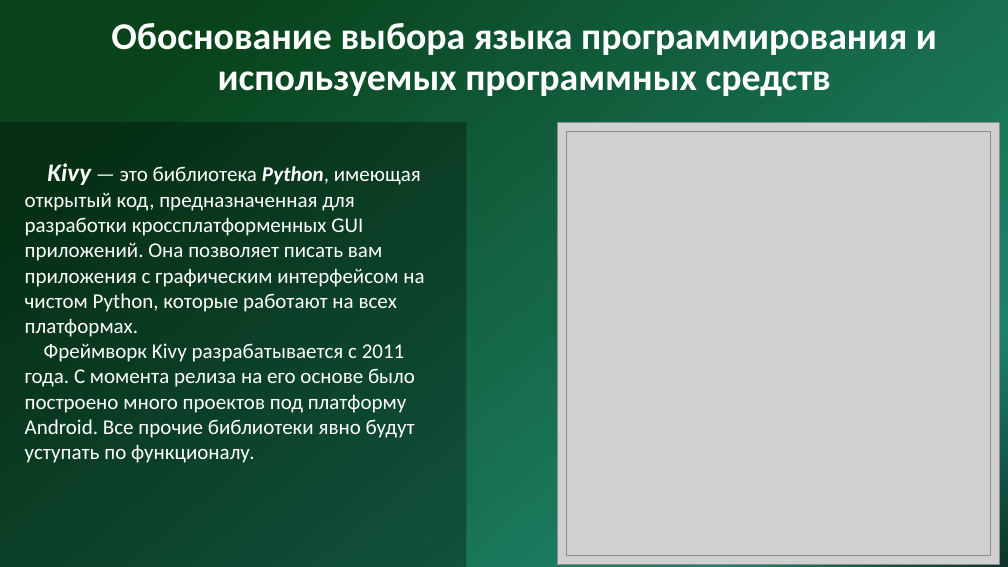
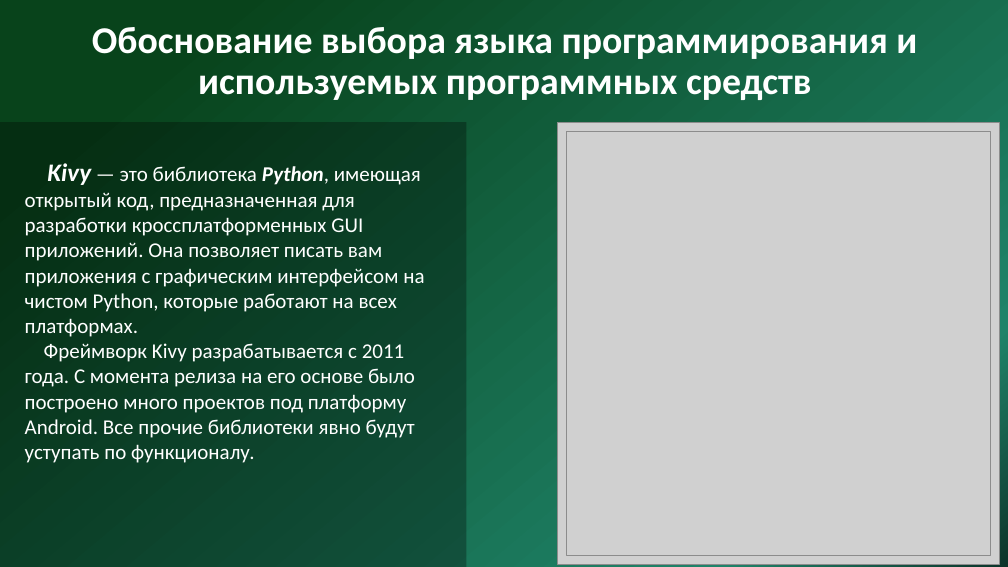
Before and after one commit to voronov-nikita/teplica-predprof, a slide deck: slide 3 of документация и презентация/Автоматизированная система удаленного управления теплицей.pptx. Drawn at 1008x567 pixels with LibreOffice and Linux fonts; fonts in the diff are those of the drawing; grey boxes stand for pictures. Boxes give left, top, right and bottom in pixels: in the first picture for what was removed or moved away, otherwise in the second. Text is boxed around its words. In the diff, an @@ line names an element or a change of style, - is before the commit and + after.

```diff
--- a/документация и презентация/Автоматизированная система удаленного управления теплицей.pptx
+++ b/документация и презентация/Автоматизированная система удаленного управления теплицей.pptx
@@ title "Обоснование выбора языка программирования и ...": place and size @@
-title "Обоснование выбора языка программирования и ..." at <box>111,23,937,96</box>
+title "Обоснование выбора языка программирования и ..." at <box>92,27,917,100</box>
```
Also in this commit, not shown: 3 other slides changed, 1 other file.
